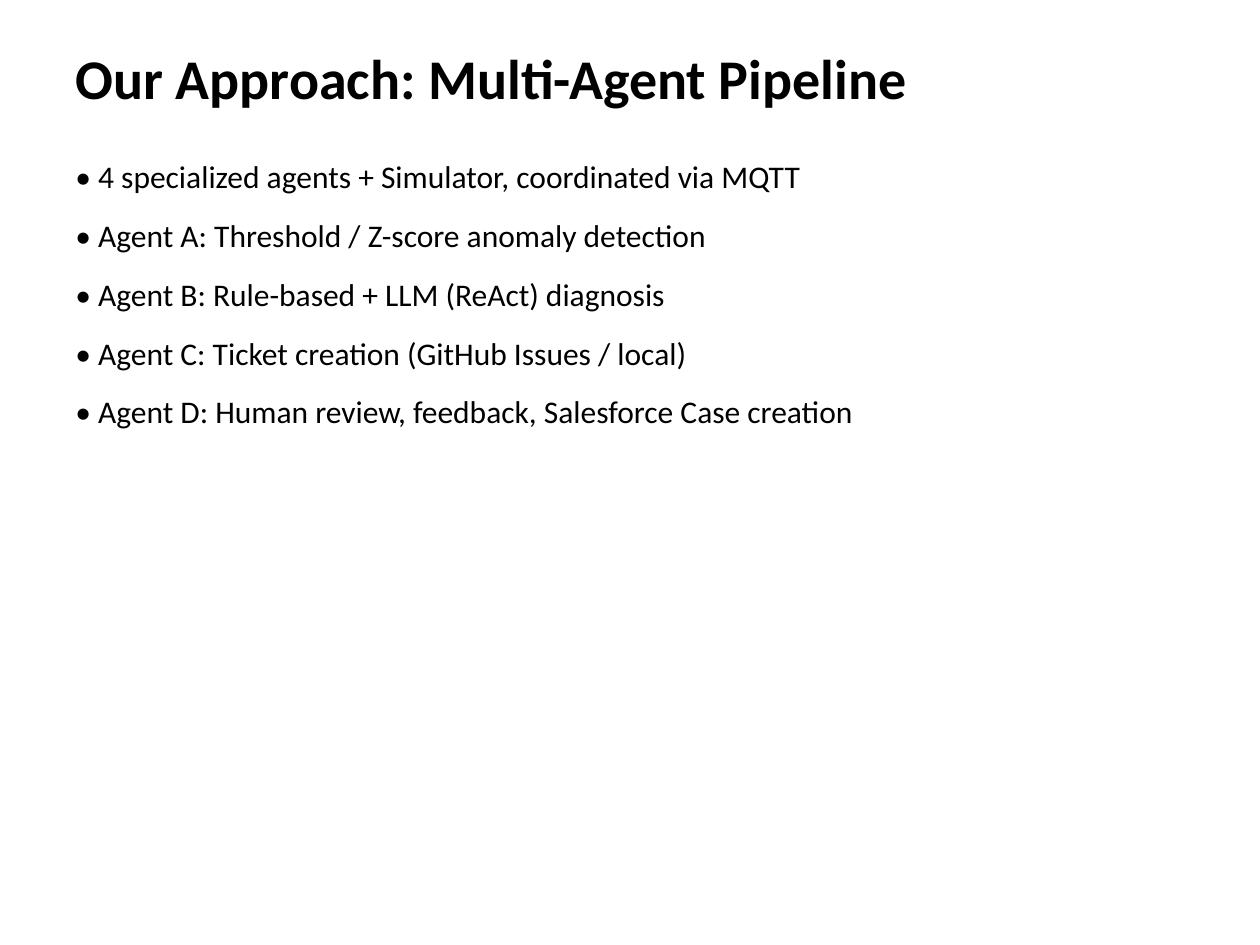
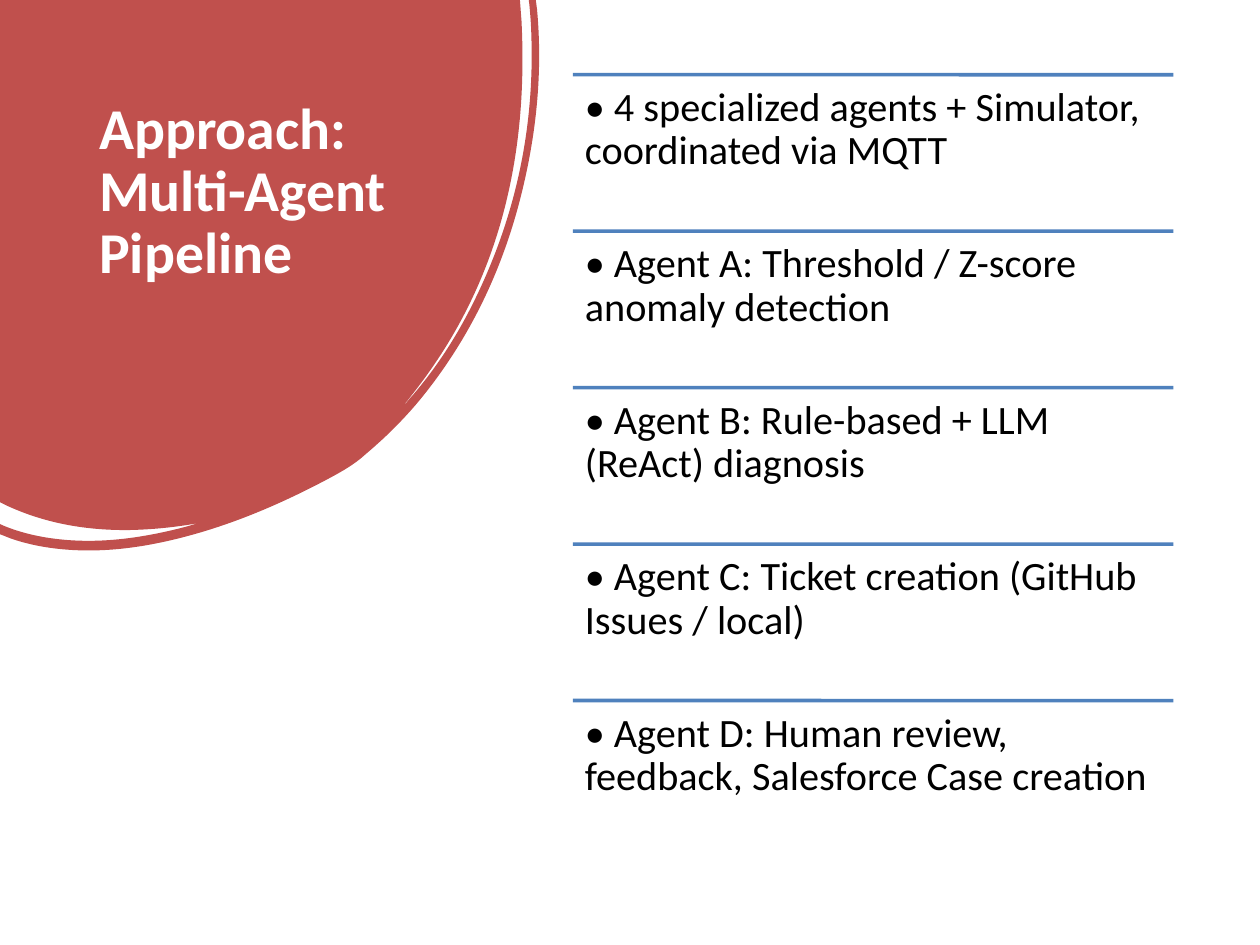
Before and after one commit to Haoj1/Powerplant-Multi-Agent, a slide deck: slide 8 of docs/Multi-Agent_Powerplant_Project.pptx. Drawn at 1260x945 pixels with LibreOffice and Linux fonts; fonts in the diff are those of the drawing. Boxes give left, top, right and bottom in pixels: in the first picture for what was removed or moved away, otherwise in the second. Text is boxed around its words. In the diff, an @@ line names an element or a change of style, - is before the commit and + after.

```diff
--- a/docs/Multi-Agent_Powerplant_Project.pptx
+++ b/docs/Multi-Agent_Powerplant_Project.pptx
@@ freeform shape added at bbox=[0, 0, 539, 551], fill #C0504D @@
@@ text at bbox=[99, 108, 385, 282]: text changed; size 32 to 33 pt; text colour #000000 to #FFFFFF @@
-Our Approach: Multi-Agent Pipeline
+Approach: Multi-Agent Pipeline
@@ text removed at bbox=[98, 166, 852, 429] @@
-• 4 specialized agents + Simulator, coordinated via MQTT
-• Agent A: Threshold / Z-score anomaly detection
-• Agent B: Rule-based + LLM (ReAct) diagnosis
-• Agent C: Ticket creation (GitHub Issues / local)
-• Agent D: Human review, feedback, Salesforce Case creation
@@ group added at bbox=[573, 74, 1173, 795]: 5 lines, 5 texts @@
+• 4 specialized agents + Simulator, coordinated via MQTT
+• Agent A: Threshold / Z-score anomaly detection
+• Agent B: Rule-based + LLM (ReAct) diagnosis
+• Agent C: Ticket creation (GitHub Issues / local)
+• Agent D: Human review, feedback, Salesforce Case creation
```
Also in this commit, not shown: 24 other slides changed, 5 slides added, 2 slides removed.
